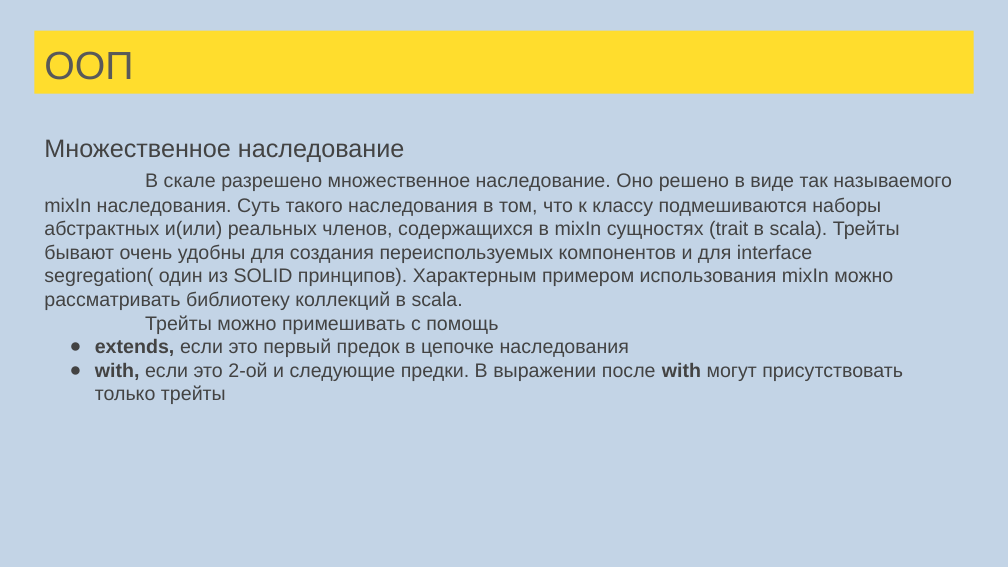
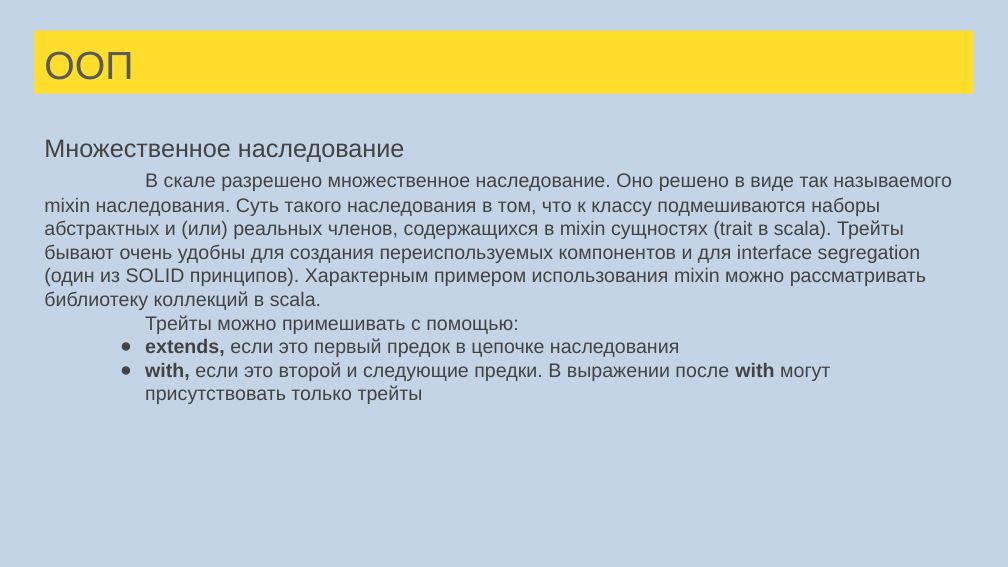
Before and after one commit to sergeypopov83/scala-school, a slide deck: slide 108 of src/main/resources/Лекции Scala для FinTech.pptx (slide 106 before the commit). Drawn at 1008x567 pixels with LibreOffice and Linux fonts; fonts in the diff are those of the drawing. Boxes give left, top, right and bottom in pixels: in the first picture for what was removed or moved away, otherwise in the second. Text is boxed around its words. In the diff, an @@ line names an element or a change of style, - is before the commit and + after.

```diff
--- a/src/main/resources/Лекции Scala для FinTech.pptx
+++ b/src/main/resources/Лекции Scala для FinTech.pptx
@@ text at <box>44,173,952,334</box>: text changed @@
-В скале разрешено множественное наследование. Оно решено в виде так называемого mixIn наследования. Суть такого наследования в том, что к классу подмешиваются наборы абстрактных и(или) реальных членов, содержащихся в mixIn сущностях (trait в scala). Трейты бывают очень удобны для создания переиспользуемых компонентов и для interface segregation( один из SOLID принципов). Характерным примером использования mixIn можно рассматривать библиотеку коллекций в scala.
-Трейты можно примешивать с помощь
+В скале разрешено множественное наследование. Оно решено в виде так называемого mixin наследования. Суть такого наследования в том, что к классу подмешиваются наборы абстрактных и (или) реальных членов, содержащихся в mixin сущностях (trait в scala). Трейты бывают очень удобны для создания переиспользуемых компонентов и для interface segregation (один из SOLID принципов). Характерным примером использования mixin можно рассматривать библиотеку коллекций в scala.
+Трейты можно примешивать с помощью:
@@ text at <box>145,338,679,357</box>: indent changed @@
@@ text at <box>145,362,830,404</box>: text changed @@
-● with, если это 2-ой и следующие предки. В выражении после with могут присутствовать только трейты
+● with, если это второй и следующие предки. В выражении после with могут присутствовать только трейты
```
Also in this commit, not shown: 25 other slides changed, 3 slides added, 1 other file.
